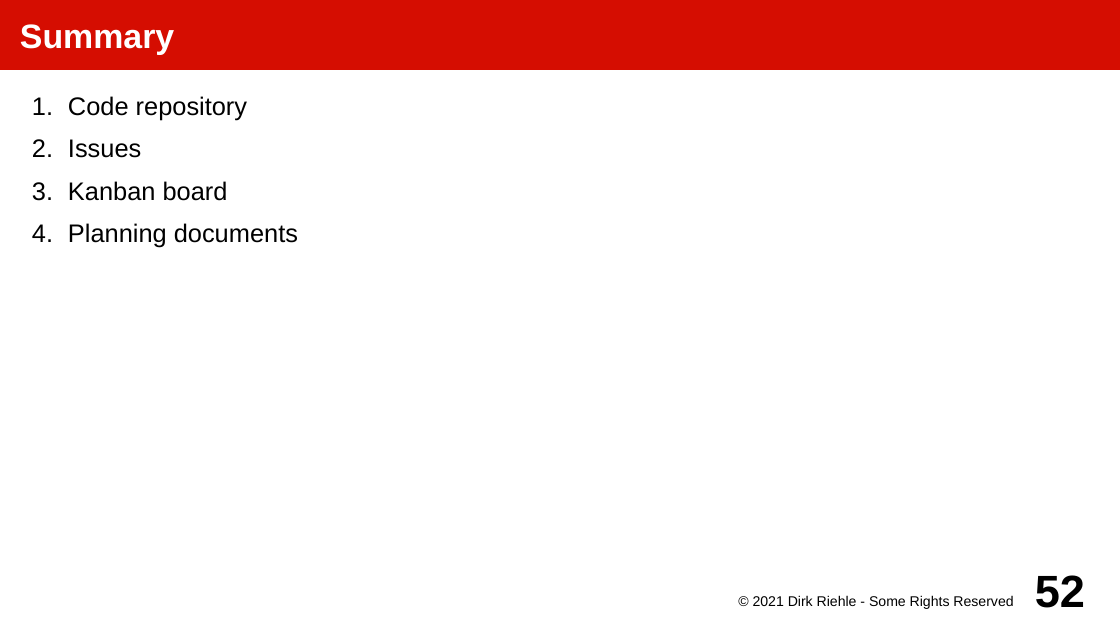
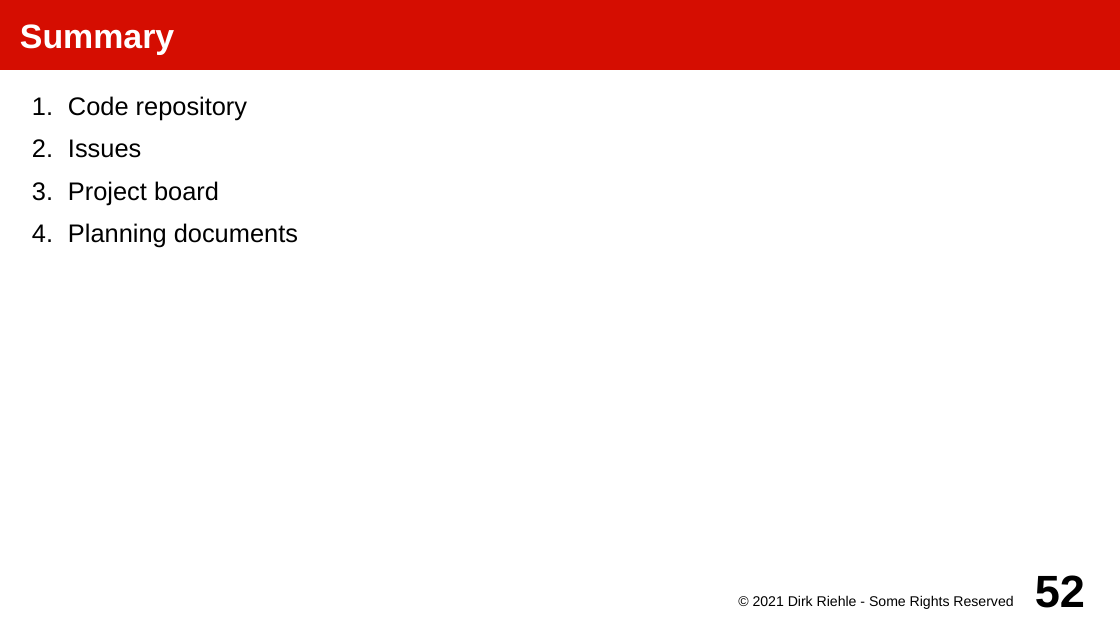
Before and after one commit to dirkriehle/amos-course, a slide deck: slide 52 of Lecture slides/AMOS A02 - Project Setup.odp. Drawn at 1120x630 pixels with LibreOffice and Linux fonts; fonts in the diff are those of the drawing. Boxes give left, top, right and bottom in pixels: in the first picture for what was removed or moved away, otherwise in the second. Text is boxed around its words. In the diff, an @@ line names an element or a change of style, - is before the commit and + after.

Commit message:
Changed kanban to project board where applicable

```diff
--- a/Lecture slides/AMOS A02 - Project Setup.odp
+++ b/Lecture slides/AMOS A02 - Project Setup.odp
@@ text at (68, 181, 219, 205): text changed @@
-3. Kanban board
+3. Project board
```
Also in this commit, not shown: 4 other slides changed, 5 other files.
